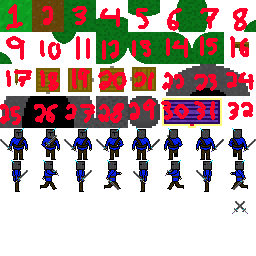
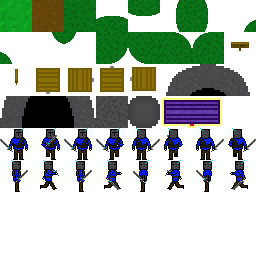
Layered file, before and after one edit (256×256). Changes by layer:
hid "Numbers" over [0, 4, 254, 125]
hid "Reversed sword (REFERENCE)" over [232, 201, 245, 214]
hid "Sword (REFERENCE)" over [235, 201, 248, 214]
painted on "Frame 3" (3rd of 4, in "North Walking Animation (Sword)") over [212, 139, 224, 151]
painted on "Frame 1" (3rd of 4, in "North Walking Animation (Sword)") over [148, 139, 160, 151]
